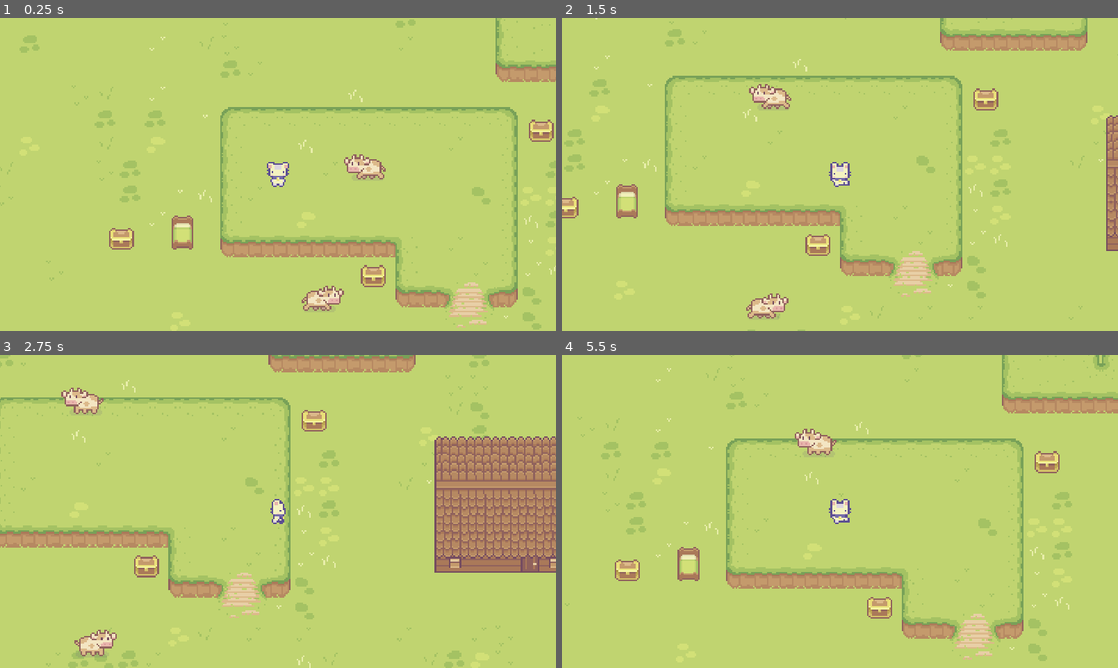
Above: before the commit, frames 1-4 (two rows, left to right).
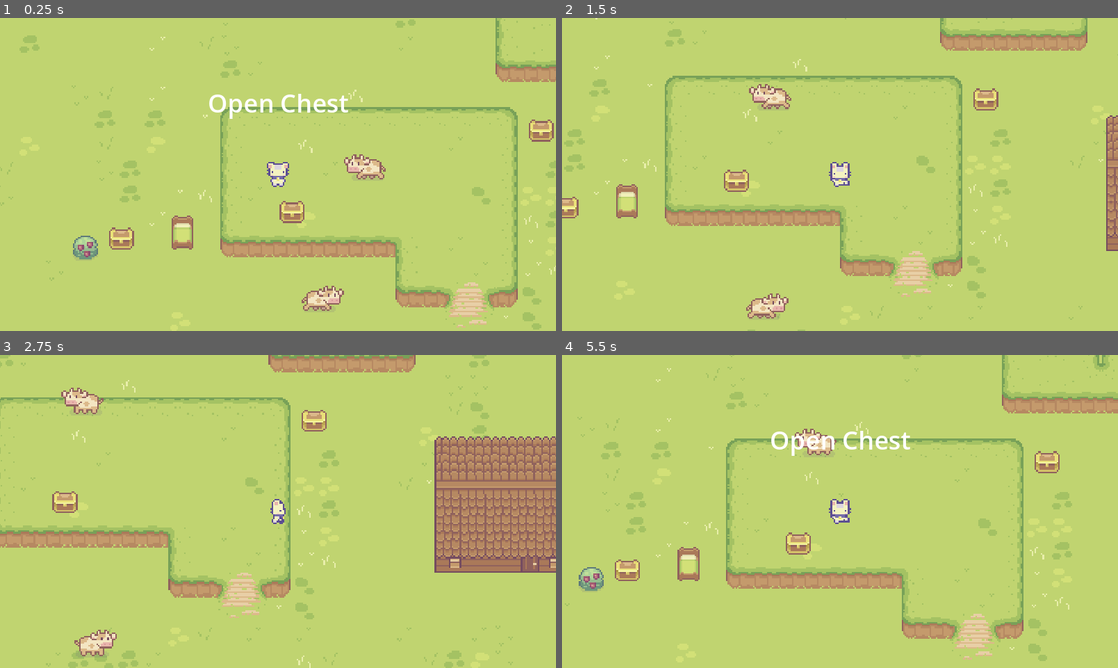
Above: after the commit, the same moments.

Repository: kawaiibats/tacobat
Game: Godot game, scene res://levels/game_level.tscn
Two runs of this game, one before a commit and one after it. Both use one fixed random seed, a clock stepped at 60 frames per second and the inputs below.
Inputs (mouse positions are in pixels of both pictures, inside the frame that each line leads up to):
- Up to frame 1 (0.25 s): no input
- Up to frame 2 (1.5 s): move the mouse to (962, 158) at 0.52 s; hold D (right) 0.53-1.28 s; tap F (interact, bound only after the commit) at 0.6, 1.35 s; click (962, 158) at 0.67 s; move the mouse to (728, 190) at 1.27 s; hold S (down) from 1.28 s (still down); click (728, 190) at 1.42 s
- Up to frame 3 (2.75 s): move the mouse to (333, 442) at 2.02 s; release S (down) at 2.03 s; hold D (right) from 2.03 s (still down); tap F (interact, bound only after the commit) at 2.1 s; click (333, 442) at 2.17 s
- Up to frame 4 (5.5 s): move the mouse to (812, 574) at 2.77 s; release D (right) at 2.78 s; hold W (up) 2.78-3.53 s; tap F (interact, bound only after the commit) every 0.75 s from 2.85 to 5.1 s; click (812, 574) at 2.92 s; move the mouse to (1006, 558) at 3.52 s; hold A (left) 3.53-5.03 s; click (1006, 558) at 3.67 s; move the mouse to (673, 464) at 4.27 s; click (673, 464) at 4.42 s; tap Enter at 5 s; move the mouse to (867, 511) at 5.02 s; hold S (down) from 5.03 s (still down); click (867, 511) at 5.17 s

The runs differ from the first frame. In frame 1, 1.4% of the frame differs, in the area x 13-100%, y 24-86%; in frame 2, 0.5%; in frame 3, 0.5%; in frame 4, 1.4%.
Error after the commit: Parse Error: Expected expression for variable initial value after "=". (res://world/bush.gd:4)

Commit message:
Added Interactable Objects
Can interact with objects by pressing "F" on them.

Still working in progress being able to click on an object and have an event happen. It needs to only work if the player is near the object

Diff:
--- a/characters/cow.gd
+++ b/characters/cow.gd
@@ -10,6 +10,8 @@
 @onready var state_machine = animation_tree.get("parameters/playback")
 @onready var sprite = $Sprite2D
 @onready var timer = $Timer
+
+@onready var all_interactions = []
 
 var move_direction : Vector2 = Vector2.ZERO
 var current_state : COW_STATE =  COW_STATE.IDLE
@@ -64,8 +66,5 @@
 		timer.start(idle_time)
 
 
-
-
-
 func _on_timer_timeout():
 	pick_new_state()
--- a/characters/player_cat.gd
+++ b/characters/player_cat.gd
@@ -6,10 +6,13 @@
 @onready var animation_tree = $AnimationTree
 @onready var state_machine = animation_tree.get("parameters/playback")
 
+@onready var all_interactions = []
+@onready var interactLabel = $InteractionComponents/InteractLabel
 
 
 func _ready():
 	update_animation_parameters(starting_direction)
+	update_interactions()
 
 
 
@@ -37,6 +40,9 @@
 	# Pick new state function determines which animation state is appropriate to use
 	pick_new_state()
 
+	if Input.is_action_just_pressed("interact"):
+		execute_interaction()
+
 
 # Update direction of player
 func update_animation_parameters(move_input : Vector2):
@@ -56,5 +62,35 @@
 
 
 
-func _on_warp_to_dev_level_level_2_body_exited(body):
-	pass # Replace with function body.
+
+
+
+
+
+
+
+
+
+
+
+# Interaction Methods
+# ///////////////////////////////////////////////////////////////////////////
+func _on_interaction_area_area_entered(area):
+	all_interactions.insert(0, area)
+	update_interactions()
+
+func _on_interaction_area_area_exited(area):
+	all_interactions.erase(area)
+	update_interactions()
+
+func update_interactions():
+	if all_interactions:
+		interactLabel.text = all_interactions[0].interact_label
+	else:
+		interactLabel.text = ""
+
+func execute_interaction():
+	if all_interactions:
+		var cur_interaction = all_interactions[0]
+		match cur_interaction.interact_type:
+			"print_text" : print(cur_interaction.interact_value)
--- a/characters/player_cat.tscn
+++ b/characters/player_cat.tscn
@@ -237,6 +237,12 @@
 
 [sub_resource type="AnimationNodeStateMachinePlayback" id="AnimationNodeStateMachinePlayback_4r0we"]
 
+[sub_resource type="CircleShape2D" id="CircleShape2D_xkqy6"]
+radius = 13.0384
+
+[sub_resource type="CircleShape2D" id="CircleShape2D_dbjdt"]
+radius = 2.0
+
 [node name="PlayerCat" type="CharacterBody2D"]
 script = ExtResource("1_aa83b")
 
@@ -245,7 +251,7 @@
 hframes = 4
 vframes = 4
 
-[node name="CollisionShape2D" type="CollisionShape2D" parent="."]
+[node name="PlayerHitbox" type="CollisionShape2D" parent="."]
 position = Vector2(0, 4)
 shape = SubResource("RectangleShape2D_segf6")
 
@@ -261,3 +267,43 @@
 parameters/playback = SubResource("AnimationNodeStateMachinePlayback_4r0we")
 parameters/idle/blend_position = Vector2(-0.000938952, 0.100873)
 parameters/walk/blend_position = Vector2(0.0516431, -0.640411)
+
+[node name="InteractionComponents" type="Node2D" parent="."]
+z_index = 1
+
+[node name="InteractionArea" type="Area2D" parent="InteractionComponents"]
+collision_layer = 0
+collision_mask = 256
+monitorable = false
+
+[node name="CollisionShape2D" type="CollisionShape2D" parent="InteractionComponents/InteractionArea"]
+shape = SubResource("CircleShape2D_xkqy6")
+
+[node name="AltInteractionArea" type="Area2D" parent="InteractionComponents"]
+collision_layer = 0
+collision_mask = 512
+monitorable = false
+
+[node name="CollisionShape2D" type="CollisionShape2D" parent="InteractionComponents/AltInteractionArea"]
+shape = SubResource("CircleShape2D_dbjdt")
+
+[node name="InteractLabel" type="Label" parent="InteractionComponents"]
+anchors_preset = 8
+anchor_left = 0.5
+anchor_top = 0.5
+anchor_right = 0.5
+anchor_bottom = 0.5
+offset_left = -20.0
+offset_top = -58.0
+offset_right = 20.0
+offset_bottom = -32.0
+grow_horizontal = 2
+grow_vertical = 2
+text = "Test"
+horizontal_alignment = 1
+vertical_alignment = 1
+
+[connection signal="area_entered" from="InteractionComponents/InteractionArea" to="." method="_on_interaction_area_area_entered"]
+[connection signal="area_exited" from="InteractionComponents/InteractionArea" to="." method="_on_interaction_area_area_exited"]
+[connection signal="area_entered" from="InteractionComponents/AltInteractionArea" to="." method="_on_alt_interaction_area_area_entered"]
+[connection signal="area_exited" from="InteractionComponents/AltInteractionArea" to="." method="_on_alt_interaction_area_area_exited"]
--- /dev/null
+++ b/components/interact area/interact_area.gd
@@ -0,0 +1,5 @@
+class_name Interactable extends Area2D
+
+@export var interact_label = "none"
+@export var interact_type = "none"
+@export var interact_value = "none"
--- /dev/null
+++ b/components/interact area/interact_area.tscn
@@ -0,0 +1,15 @@
+[gd_scene load_steps=3 format=3 uid="uid://bnvbqf63w3284"]
+
+[ext_resource type="Script" path="res://components/interact area/interact_area.gd" id="1_puqq5"]
+
+[sub_resource type="CircleShape2D" id="CircleShape2D_acuub"]
+radius = 22.0
+
+[node name="InteractArea" type="Area2D"]
+collision_layer = 256
+collision_mask = 0
+monitoring = false
+script = ExtResource("1_puqq5")
+
+[node name="CollisionShape2D" type="CollisionShape2D" parent="."]
+shape = SubResource("CircleShape2D_acuub")
--- a/levels/game_level.tscn
+++ b/levels/game_level.tscn
@@ -11,6 +11,7 @@
 [ext_resource type="PackedScene" uid="uid://csqdcdyiuh8qe" path="res://objects/chest.tscn" id="9_dod1e"]
 [ext_resource type="PackedScene" uid="uid://bcrrv2ers6dgf" path="res://objects/bed.tscn" id="10_yhn1j"]
 [ext_resource type="Script" path="res://levels/Warp to dev level level 2.gd" id="11_oxp06"]
+[ext_resource type="PackedScene" uid="uid://cyin5wgk4kyy5" path="res://world/bush.tscn" id="12_ultf5"]
 
 [sub_resource type="TileSetAtlasSource" id="TileSetAtlasSource_1mi6g"]
 texture = ExtResource("2_6eclw")
@@ -816,5 +817,8 @@
 position = Vector2(81, -267)
 shape = SubResource("RectangleShape2D_8fi7n")
 
+[node name="Bush" parent="." instance=ExtResource("12_ultf5")]
+position = Vector2(-132, 24)
+
 [connection signal="body_entered" from="Warp to dev level level 2" to="Warp to dev level level 2" method="_on_body_entered"]
 [connection signal="body_exited" from="Warp to dev level level 2" to="PlayerCat" method="_on_warp_to_dev_level_level_2_body_exited"]
--- a/objects/chest.tscn
+++ b/objects/chest.tscn
@@ -1,19 +1,25 @@
-[gd_scene load_steps=3 format=3 uid="uid://csqdcdyiuh8qe"]
+[gd_scene load_steps=5 format=3 uid="uid://csqdcdyiuh8qe"]
 
+[ext_resource type="Script" path="res://world/bush.gd" id="1_8hdst"]
 [ext_resource type="Texture2D" uid="uid://b7trwcymjx1qy" path="res://art/sprout/Objects/Chest.png" id="1_yusl3"]
+[ext_resource type="PackedScene" uid="uid://bnvbqf63w3284" path="res://components/interact area/interact_area.tscn" id="3_agp48"]
 
-[sub_resource type="RectangleShape2D" id="RectangleShape2D_ppgnd"]
+[sub_resource type="RectangleShape2D" id="RectangleShape2D_8k4yq"]
 size = Vector2(16, 7)
 
-[node name="Chest" type="Sprite2D"]
-y_sort_enabled = true
-position = Vector2(52, 41)
+[node name="Chest" type="StaticBody2D"]
+script = ExtResource("1_8hdst")
+
+[node name="Sprite2D" type="Sprite2D" parent="."]
 texture = ExtResource("1_yusl3")
-hframes = 5
-vframes = 2
+region_enabled = true
+region_rect = Rect2(16, 16, 16, 16)
 
-[node name="StaticBody2D" type="StaticBody2D" parent="."]
+[node name="Hitbox" type="CollisionShape2D" parent="."]
+position = Vector2(0, 4.5)
+shape = SubResource("RectangleShape2D_8k4yq")
 
-[node name="CollisionShape2D" type="CollisionShape2D" parent="StaticBody2D"]
-position = Vector2(0, 4.5)
-shape = SubResource("RectangleShape2D_ppgnd")
+[node name="InteractArea" parent="." instance=ExtResource("3_agp48")]
+interact_label = "Open Chest"
+interact_type = "print_text"
+interact_value = "Yay! It worked. Chest"
--- a/project.godot
+++ b/project.godot
@@ -44,6 +44,22 @@
 "events": [Object(InputEventKey,"resource_local_to_scene":false,"resource_name":"","device":-1,"window_id":0,"alt_pressed":false,"shift_pressed":false,"ctrl_pressed":false,"meta_pressed":false,"pressed":false,"keycode":0,"physical_keycode":87,"key_label":0,"unicode":119,"echo":false,"script":null)
 ]
 }
+interact={
+"deadzone": 0.5,
+"events": [Object(InputEventKey,"resource_local_to_scene":false,"resource_name":"","device":-1,"window_id":0,"alt_pressed":false,"shift_pressed":false,"ctrl_pressed":false,"meta_pressed":false,"pressed":false,"keycode":0,"physical_keycode":70,"key_label":0,"unicode":102,"echo":false,"script":null)
+]
+}
+altInteract={
+"deadzone": 0.5,
+"events": [Object(InputEventMouseButton,"resource_local_to_scene":false,"resource_name":"","device":-1,"window_id":0,"alt_pressed":false,"shift_pressed":false,"ctrl_pressed":false,"meta_pressed":false,"button_mask":2,"position":Vector2(205, 11),"global_position":Vector2(209, 54),"factor":1.0,"button_index":2,"pressed":true,"double_click":false,"script":null)
+]
+}
+
+[layer_names]
+
+2d_physics/layer_1="Ground One"
+2d_physics/layer_9="Interaction"
+2d_physics/layer_10="Alt Interaction"
 
 [rendering]
 
--- /dev/null
+++ b/world/ClickHitbox.gd
@@ -0,0 +1 @@
+extends CollisionShape2D
--- /dev/null
+++ b/world/ClickListenArea.gd
@@ -0,0 +1,4 @@
+class_name ClickListen extends Area2D
+
+@export var alt_interact_type = "none"
+@export var alt_interact_value = "none"
--- a/world/bush.gd
+++ b/world/bush.gd
@@ -1,8 +1,18 @@
-extends StaticBody2D
+extends Node
 
-@onready var sprite = $Sprite2D
+var inRange = false
+var distance2Player =
 
 
+func _input_event(viewport, event, shape_idx):
+	if event.is_pressed() and inRange == true:
+		print("Bush Clicked! Here is where the stuff that executes goes.")
 
-func _on_reach_area_tree_entered():
-	pass # Replace with function body.
+
+func _on_area_entered(area):
+	print("Entered Clickable Area for bush..")
+	inRange = true
+
+func _on_area_exited(area):
+	print("Exited Clickable Area for bush..")
+	inRange = false
--- a/world/bush.tscn
+++ b/world/bush.tscn
@@ -2,14 +2,12 @@
 
 [ext_resource type="Script" path="res://world/bush.gd" id="1_6f4ol"]
 [ext_resource type="Texture2D" uid="uid://ct5ch5rxj2f2s" path="res://art/sprout/Objects/Basic Grass Biom things 1.png" id="1_jt3pk"]
+[ext_resource type="PackedScene" uid="uid://bnvbqf63w3284" path="res://components/interact area/interact_area.tscn" id="3_0ft0v"]
 
 [sub_resource type="CircleShape2D" id="CircleShape2D_lapql"]
 radius = 6.0
 
-[sub_resource type="CircleShape2D" id="CircleShape2D_4sk1s"]
-radius = 30.0
-
-[node name="Bush" type="StaticBody2D"]
+[node name="Bush" type="Area2D"]
 script = ExtResource("1_6f4ol")
 
 [node name="Sprite2D" type="Sprite2D" parent="."]
@@ -21,7 +19,8 @@
 position = Vector2(0, 2)
 shape = SubResource("CircleShape2D_lapql")
 
-[node name="ReachArea" type="CollisionShape2D" parent="."]
-shape = SubResource("CircleShape2D_4sk1s")
-
-[connection signal="tree_entered" from="ReachArea" to="." method="_on_reach_area_tree_entered"]
+[node name="InteractArea" parent="." instance=ExtResource("3_0ft0v")]
+visible = false
+interact_label = "Search Bush"
+interact_type = "print_text"
+interact_value = "Yay! It worked. Bush"
Not shown: 1 places in characters/player_cat.tscn that only renumber resources
Not shown: 1 places in levels/game_level.tscn that only renumber resources
